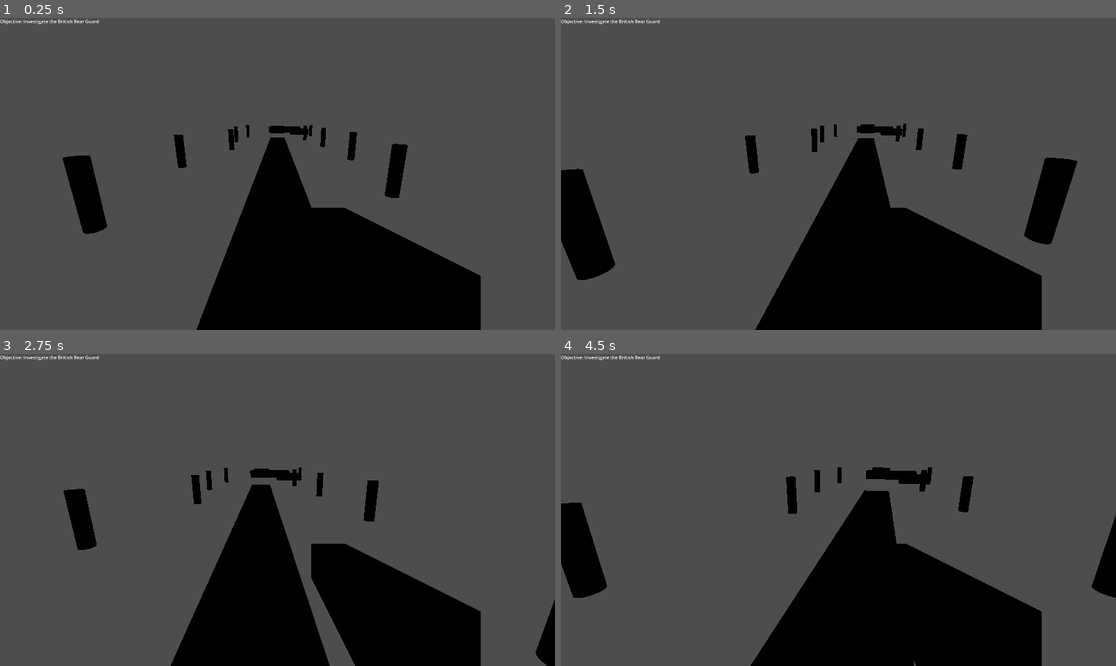
Above: before the commit, frames 1-4 (two rows, left to right).
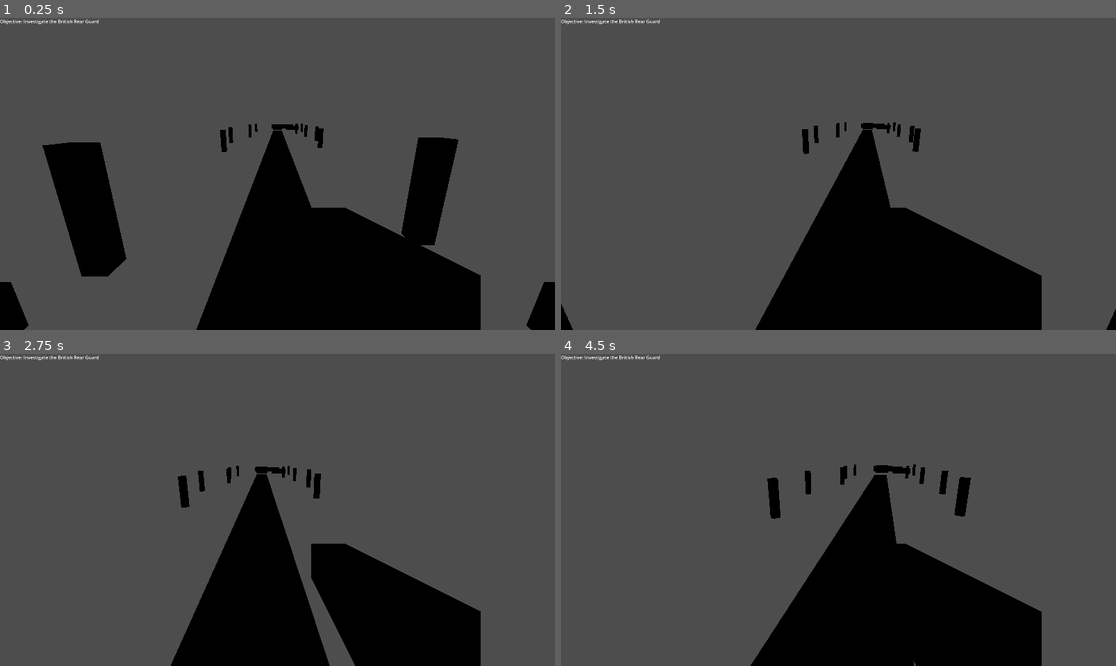
Above: after the commit, the same moments.

Repository: TheExpert24/America250-production
Game: Godot game, scene res://green_spring.tscn
Same seed, same stepped clock (60 frames per second), same inputs: the game is played once before the commit and once after it.
Inputs (mouse positions are in pixels of both pictures, inside the frame that each line leads up to):
- Up to frame 1 (0.25 s): no input
- Up to frame 2 (1.5 s): tap Enter at 0.5 s; move the mouse to (866, 174) at 0.52 s; hold Up (ui_up) from 0.53 s (still down); click (866, 174) at 0.67 s; move the mouse to (810, 174) at 1.27 s
- Up to frame 3 (2.75 s): keep holding Up (ui_up); move the mouse to (288, 503) at 2.02 s
- Up to frame 4 (4.5 s): keep holding Up (ui_up); move the mouse to (832, 516) at 2.77 s; click (832, 516) at 2.92 s; move the mouse to (877, 513) at 3.52 s; move the mouse to (794, 506) at 4.27 s

The runs differ from the first frame. In frame 1, 7.5% of the frame differs, in the area x 0-100%, y 33-100%; in frame 2, 5.0%; in frame 3, 2.3%; in frame 4, 3.8%.

Commit message:
finished battle of green springs

Diff:
--- a/Enemy.gd
+++ b/Enemy.gd
@@ -9,11 +9,19 @@
 var retreating := false
 var retreat_timer := 0.0
 
+var formation_offset := Vector3.ZERO
+
 @onready var mesh = $MeshInstance3D
 
 
 func _ready():
 	player = get_parent().get_node("Player")
+
+	formation_offset = Vector3(
+		randf_range(-4.0, 4.0),
+		0,
+		randf_range(-4.0, 4.0)
+	)
 
 
 func flash():
@@ -32,7 +40,6 @@
 
 	health -= amount
 
-	# Retreat for a short time when hit
 	retreating = true
 	retreat_timer = 1.0
 
@@ -58,14 +65,17 @@
 
 	attack_timer -= delta
 
-	var direction = (player.global_position - global_position).normalized()
+	var target_position = player.global_position + formation_offset
 
-	# Face player
+	var direction = (
+		target_position - global_position
+	).normalized()
+
 	look_at(
 		Vector3(
-			player.global_position.x,
+			target_position.x,
 			global_position.y,
-			player.global_position.z
+			target_position.z
 		),
 		Vector3.UP
 	)
--- a/green_spring.tscn
+++ b/green_spring.tscn
@@ -16,17 +16,50 @@
 size = Vector3(0.2, 0.2, 0.8)
 
 [sub_resource type="BoxMesh" id="BoxMesh_wiwsh"]
-size = Vector3(1, 2, 1)
+size = Vector3(1, 5, 1)
+
+[sub_resource type="StandardMaterial3D" id="StandardMaterial3D_myx23"]
+albedo_color = Color(1, 0.13333334, 0.09019608, 1)
 
 [sub_resource type="BoxShape3D" id="BoxShape3D_pt58c"]
 size = Vector3(1, 2, 1)
 
+[sub_resource type="StandardMaterial3D" id="StandardMaterial3D_6k7uv"]
+albedo_color = Color(0.105666064, 0.39776096, 0.80156296, 1)
+
+[sub_resource type="StandardMaterial3D" id="StandardMaterial3D_mqp5v"]
+albedo_color = Color(0, 0.30758452, 0.6928411, 1)
+
+[sub_resource type="StandardMaterial3D" id="StandardMaterial3D_in5b8"]
+albedo_color = Color(0.10547144, 0.37603998, 0.907297, 1)
+
+[sub_resource type="StandardMaterial3D" id="StandardMaterial3D_urv1y"]
+albedo_color = Color(1, 0.10980392, 0.03529412, 1)
+
+[sub_resource type="StandardMaterial3D" id="StandardMaterial3D_g55l3"]
+albedo_color = Color(1, 0.14509805, 0.06666667, 1)
+
+[sub_resource type="StandardMaterial3D" id="StandardMaterial3D_s8as5"]
+albedo_color = Color(1, 0.101960786, 0.08627451, 1)
+
+[sub_resource type="StandardMaterial3D" id="StandardMaterial3D_nq60t"]
+albedo_color = Color(1, 0.20392157, 0.05882353, 1)
+
+[sub_resource type="StandardMaterial3D" id="StandardMaterial3D_v624u"]
+albedo_color = Color(1, 0.12156863, 0.09019608, 1)
+
 [sub_resource type="BoxShape3D" id="BoxShape3D_nrwyk"]
 size = Vector3(10, 4, 10)
 
 [sub_resource type="BoxMesh" id="BoxMesh_mqp5v"]
 size = Vector3(5, 3, 3)
 
+[sub_resource type="StandardMaterial3D" id="StandardMaterial3D_m5gbw"]
+albedo_color = Color(1, 0.15686275, 0.10980392, 1)
+
+[sub_resource type="StandardMaterial3D" id="StandardMaterial3D_cq3bb"]
+albedo_color = Color(1, 0.14509805, 0.08235294, 1)
+
 [sub_resource type="BoxShape3D" id="BoxShape3D_6k7uv"]
 size = Vector3(10, 10, 10)
 
@@ -41,6 +74,12 @@
 
 [sub_resource type="CylinderMesh" id="CylinderMesh_6k7uv"]
 height = 4.0
+
+[sub_resource type="BoxMesh" id="BoxMesh_g55l3"]
+size = Vector3(6, 1, 0.5)
+
+[sub_resource type="BoxMesh" id="BoxMesh_urv1y"]
+size = Vector3(0.5, 1, 6)
 
 [node name="Main3D" type="Node3D" unique_id=1747885889]
 
@@ -49,7 +88,7 @@
 mesh = SubResource("BoxMesh_aas03")
 
 [node name="Player" type="CharacterBody3D" parent="." unique_id=1821659019]
-transform = Transform3D(1, 0, 0, 0, 1, 0, 0, 0, 1, 0, 2, 0)
+transform = Transform3D(1, 0, 0, 0, 1, 0, 0, 0, 1, 0, 2, 28)
 script = ExtResource("1_bgwg6")
 
 [node name="CollisionShape3D" type="CollisionShape3D" parent="Player" unique_id=1051961305]
@@ -82,8 +121,102 @@
 [node name="MeshInstance3D" type="MeshInstance3D" parent="Enemy1" unique_id=1365979529]
 transform = Transform3D(1, 0, 0, 0, 1, 0, 0, 0, 1, 0, 1, 0)
 mesh = SubResource("BoxMesh_wiwsh")
+surface_material_override/0 = SubResource("StandardMaterial3D_myx23")
 
 [node name="CollisionShape3D" type="CollisionShape3D" parent="Enemy1" unique_id=746602221]
+shape = SubResource("BoxShape3D_pt58c")
+
+[node name="American1" type="StaticBody3D" parent="." unique_id=880082942 groups=["enemy"]]
+transform = Transform3D(1, 0, 0, 0, 1, 0, 0, 0, 1, -3, 0.5, -5)
+
+[node name="MeshInstance3D" type="MeshInstance3D" parent="American1" unique_id=481877865]
+transform = Transform3D(1, 0, 0, 0, 1, 0, 0, 0, 1, -4, 0, 26)
+mesh = SubResource("BoxMesh_wiwsh")
+surface_material_override/0 = SubResource("StandardMaterial3D_6k7uv")
+
+[node name="CollisionShape3D" type="CollisionShape3D" parent="American1" unique_id=203265818]
+shape = SubResource("BoxShape3D_pt58c")
+
+[node name="American2" type="StaticBody3D" parent="." unique_id=506907597 groups=["enemy"]]
+transform = Transform3D(1, 0, 0, 0, 1, 0, 0, 0, 1, 7, 0.5, -5)
+
+[node name="MeshInstance3D" type="MeshInstance3D" parent="American2" unique_id=2042378858]
+transform = Transform3D(1, 0, 0, 0, 1, 0, 0, 0, 1, 0, 0, 24)
+mesh = SubResource("BoxMesh_wiwsh")
+surface_material_override/0 = SubResource("StandardMaterial3D_mqp5v")
+
+[node name="CollisionShape3D" type="CollisionShape3D" parent="American2" unique_id=1575316718]
+shape = SubResource("BoxShape3D_pt58c")
+
+[node name="American3" type="StaticBody3D" parent="." unique_id=1120158340 groups=["enemy"]]
+transform = Transform3D(1, 0, 0, 0, 1, 0, 0, 0, 1, 5, 0, 25)
+
+[node name="MeshInstance3D" type="MeshInstance3D" parent="American3" unique_id=1629723565]
+transform = Transform3D(1, 0, 0, 0, 1, 0, 0, 0, 1, 4, 0, 26)
+mesh = SubResource("BoxMesh_wiwsh")
+surface_material_override/0 = SubResource("StandardMaterial3D_in5b8")
+
+[node name="CollisionShape3D" type="CollisionShape3D" parent="American3" unique_id=1601370517]
+shape = SubResource("BoxShape3D_pt58c")
+
+[node name="Enemy4" type="StaticBody3D" parent="." unique_id=562327910 groups=["enemy"]]
+transform = Transform3D(1, 0, 0, 0, 1, 0, 0, 0, 1, -20, 0, -40)
+script = ExtResource("3_6k7uv")
+
+[node name="MeshInstance3D" type="MeshInstance3D" parent="Enemy4" unique_id=1049456645]
+transform = Transform3D(1, 0, 0, 0, 1, 0, 0, 0, 1, 0, 1, 0)
+mesh = SubResource("BoxMesh_wiwsh")
+surface_material_override/0 = SubResource("StandardMaterial3D_urv1y")
+
+[node name="CollisionShape3D" type="CollisionShape3D" parent="Enemy4" unique_id=401522962]
+shape = SubResource("BoxShape3D_pt58c")
+
+[node name="Enemy5" type="StaticBody3D" parent="." unique_id=1821864685 groups=["enemy"]]
+transform = Transform3D(1, 0, 0, 0, 1, 0, 0, 0, 1, 20, 0, -40)
+script = ExtResource("3_6k7uv")
+
+[node name="MeshInstance3D" type="MeshInstance3D" parent="Enemy5" unique_id=1344275961]
+transform = Transform3D(1, 0, 0, 0, 1, 0, 0, 0, 1, 0, 1, 0)
+mesh = SubResource("BoxMesh_wiwsh")
+surface_material_override/0 = SubResource("StandardMaterial3D_g55l3")
+
+[node name="CollisionShape3D" type="CollisionShape3D" parent="Enemy5" unique_id=285150259]
+shape = SubResource("BoxShape3D_pt58c")
+
+[node name="Enemy6" type="StaticBody3D" parent="." unique_id=1484726719 groups=["enemy"]]
+transform = Transform3D(1, 0, 0, 0, 1, 0, 0, 0, 1, -15, 0, -50)
+script = ExtResource("3_6k7uv")
+
+[node name="MeshInstance3D" type="MeshInstance3D" parent="Enemy6" unique_id=2001944343]
+transform = Transform3D(1, 0, 0, 0, 1, 0, 0, 0, 1, 0, 1, 0)
+mesh = SubResource("BoxMesh_wiwsh")
+surface_material_override/0 = SubResource("StandardMaterial3D_s8as5")
+
+[node name="CollisionShape3D" type="CollisionShape3D" parent="Enemy6" unique_id=93767870]
+shape = SubResource("BoxShape3D_pt58c")
+
+[node name="Enemy7" type="StaticBody3D" parent="." unique_id=1123008024 groups=["enemy"]]
+transform = Transform3D(1, 0, 0, 0, 1, 0, 0, 0, 1, 15, 0, -50)
+script = ExtResource("3_6k7uv")
+
+[node name="MeshInstance3D" type="MeshInstance3D" parent="Enemy7" unique_id=1247095015]
+transform = Transform3D(1, 0, 0, 0, 1, 0, 0, 0, 1, 0, 1, 0)
+mesh = SubResource("BoxMesh_wiwsh")
+surface_material_override/0 = SubResource("StandardMaterial3D_nq60t")
+
+[node name="CollisionShape3D" type="CollisionShape3D" parent="Enemy7" unique_id=1092289126]
+shape = SubResource("BoxShape3D_pt58c")
+
+[node name="Enemy8" type="StaticBody3D" parent="." unique_id=982169029 groups=["enemy"]]
+transform = Transform3D(1, 0, 0, 0, 1, 0, 0, 0, 1, 0, 0, -60)
+script = ExtResource("3_6k7uv")
+
+[node name="MeshInstance3D" type="MeshInstance3D" parent="Enemy8" unique_id=1779845164]
+transform = Transform3D(1, 0, 0, 0, 1, 0, 0, 0, 1, 0, 1, 0)
+mesh = SubResource("BoxMesh_wiwsh")
+surface_material_override/0 = SubResource("StandardMaterial3D_v624u")
+
+[node name="CollisionShape3D" type="CollisionShape3D" parent="Enemy8" unique_id=1128978597]
 shape = SubResource("BoxShape3D_pt58c")
 
 [node name="UI" type="CanvasLayer" parent="." unique_id=851229771]
@@ -127,6 +260,7 @@
 [node name="MeshInstance3D" type="MeshInstance3D" parent="Enemy2" unique_id=366467114]
 transform = Transform3D(1, 0, 0, 0, 1, 0, 0, 0, 1, 0, 1, 0)
 mesh = SubResource("BoxMesh_wiwsh")
+surface_material_override/0 = SubResource("StandardMaterial3D_m5gbw")
 
 [node name="CollisionShape3D" type="CollisionShape3D" parent="Enemy2" unique_id=1534508093]
 visible = false
@@ -139,6 +273,7 @@
 [node name="MeshInstance3D" type="MeshInstance3D" parent="Enemy3" unique_id=772144842]
 transform = Transform3D(1, 0, 0, 0, 1, 0, 0, 0, 1, 0, 1, 0)
 mesh = SubResource("BoxMesh_wiwsh")
+surface_material_override/0 = SubResource("StandardMaterial3D_cq3bb")
 
 [node name="CollisionShape3D" type="CollisionShape3D" parent="Enemy3" unique_id=438956178]
 shape = SubResource("BoxShape3D_pt58c")
@@ -212,3 +347,15 @@
 [node name="Tree10" type="MeshInstance3D" parent="." unique_id=1917658581]
 transform = Transform3D(1, 0, 0, 0, 1, 0, 0, 0, 1, 12, 0, -75)
 mesh = SubResource("CylinderMesh_6k7uv")
+
+[node name="AmericaBarricade1" type="MeshInstance3D" parent="." unique_id=1953828040]
+transform = Transform3D(1, 0, 0, 0, 1, 0, 0, 0, 1, 0, 0.5, 35)
+mesh = SubResource("BoxMesh_g55l3")
+
+[node name="AmericaBarricade2" type="MeshInstance3D" parent="." unique_id=79062836]
+transform = Transform3D(1, 0, 0, 0, 1, 0, 0, 0, 1, -5, 0.5, 28)
+mesh = SubResource("BoxMesh_urv1y")
+
+[node name="AmericaBarricade3" type="MeshInstance3D" parent="." unique_id=1870213195]
+transform = Transform3D(1, 0, 0, 0, 1, 0, 0, 0, 1, 5, 0.5, 28)
+mesh = SubResource("BoxMesh_urv1y")
--- a/mission_manager.gd
+++ b/mission_manager.gd
@@ -11,6 +11,11 @@
 @onready var enemy1 = get_parent().get_node("Enemy1")
 @onready var enemy2 = get_parent().get_node("Enemy2")
 @onready var enemy3 = get_parent().get_node("Enemy3")
+@onready var enemy4 = get_parent().get_node("Enemy4")
+@onready var enemy5 = get_parent().get_node("Enemy5")
+@onready var enemy6 = get_parent().get_node("Enemy6")
+@onready var enemy7 = get_parent().get_node("Enemy7")
+@onready var enemy8 = get_parent().get_node("Enemy8")
 
 @onready var retreat_trigger = get_parent().get_node("RetreatTrigger")
 @onready var player = get_parent().get_node("Player")
@@ -36,13 +41,26 @@
 	print("MISSION RESET")
 
 func _set_enemies(state: bool):
-	enemy1.visible = state
-	enemy2.visible = state
-	enemy3.visible = state
 
-	enemy1.process_mode = Node.PROCESS_MODE_INHERIT if state else Node.PROCESS_MODE_DISABLED
-	enemy2.process_mode = Node.PROCESS_MODE_INHERIT if state else Node.PROCESS_MODE_DISABLED
-	enemy3.process_mode = Node.PROCESS_MODE_INHERIT if state else Node.PROCESS_MODE_DISABLED
+	var enemies = [
+		enemy1,
+		enemy2,
+		enemy3,
+		enemy4,
+		enemy5,
+		enemy6,
+		enemy7,
+		enemy8
+	]
+
+	for enemy in enemies:
+		enemy.visible = state
+
+		enemy.process_mode = (
+			Node.PROCESS_MODE_INHERIT
+			if state
+			else Node.PROCESS_MODE_DISABLED
+		)
 
 func start_ambush():
 	if stage != 0:
